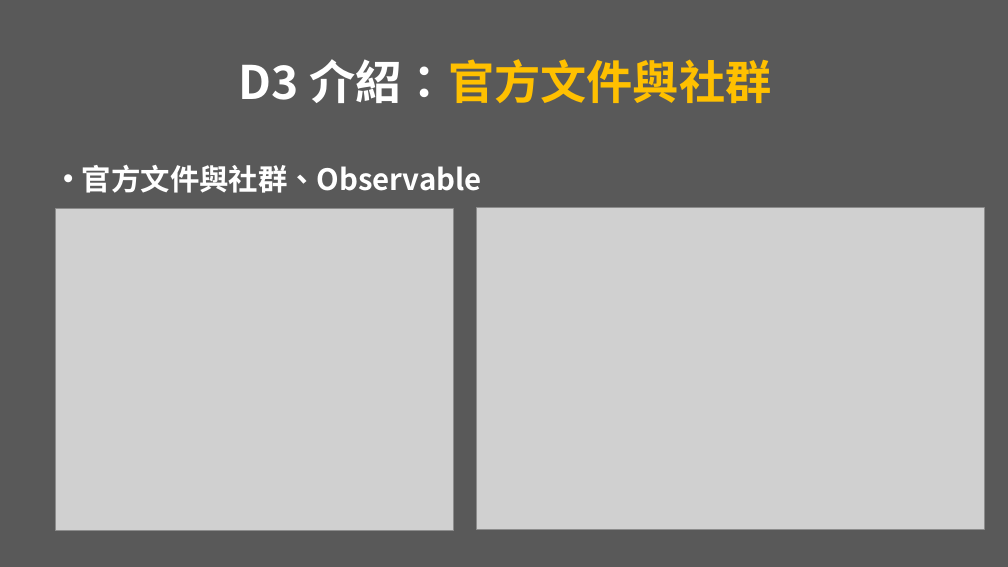
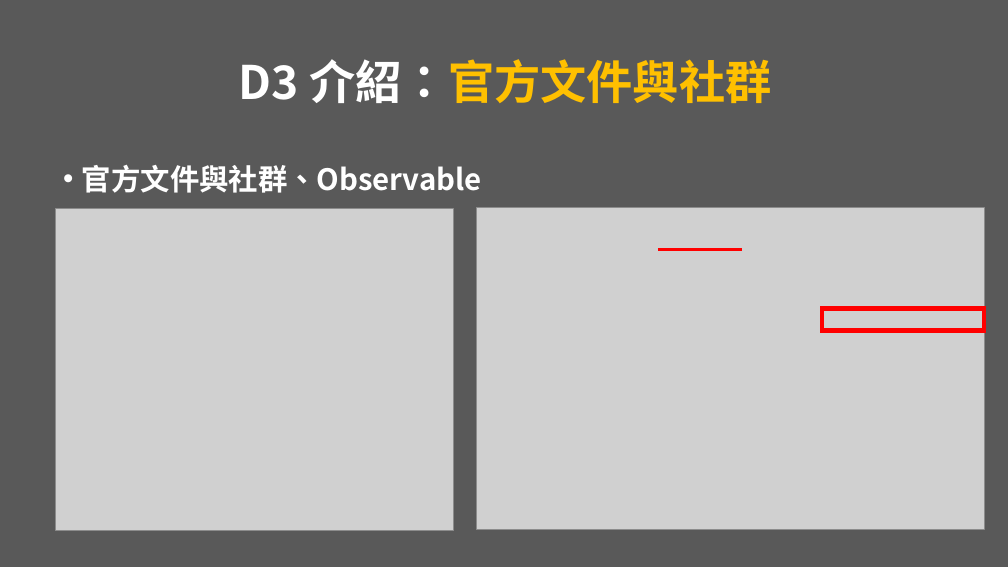
Before and after one commit to vezona/D3.js_Demo, a slide deck: slide 7 of PPT/D3.js presentation.pptx. Drawn at 1008x567 pixels with LibreOffice and Linux fonts; fonts in the diff are those of the drawing; grey boxes stand for pictures. Boxes give left, top, right and bottom in pixels: in the first picture for what was removed or moved away, otherwise in the second. Text is boxed around its words. In the diff, an @@ line names an element or a change of style, - is before the commit and + after.

```diff
--- a/PPT/D3.js presentation.pptx
+++ b/PPT/D3.js presentation.pptx
@@ line added from (658, 250) to (742, 250), #FF0000 3 pt @@
@@ rectangle added at <box>823,309,985,331</box>, outline #FF0000 4.5 pt @@
```
Also in this commit, not shown: 26 other slides changed, 5 slides added, 4 slides removed, 17 other files.
